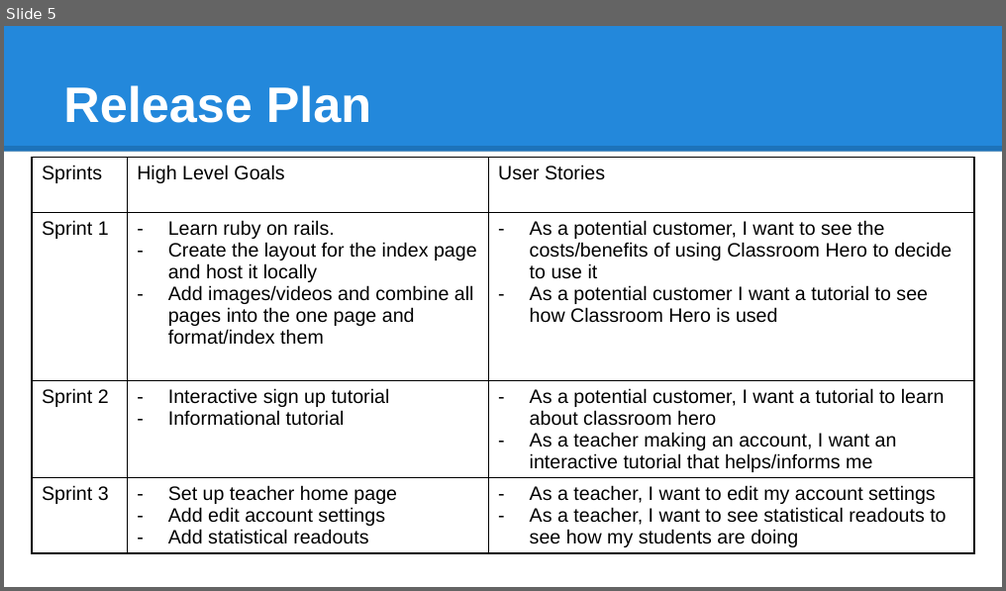
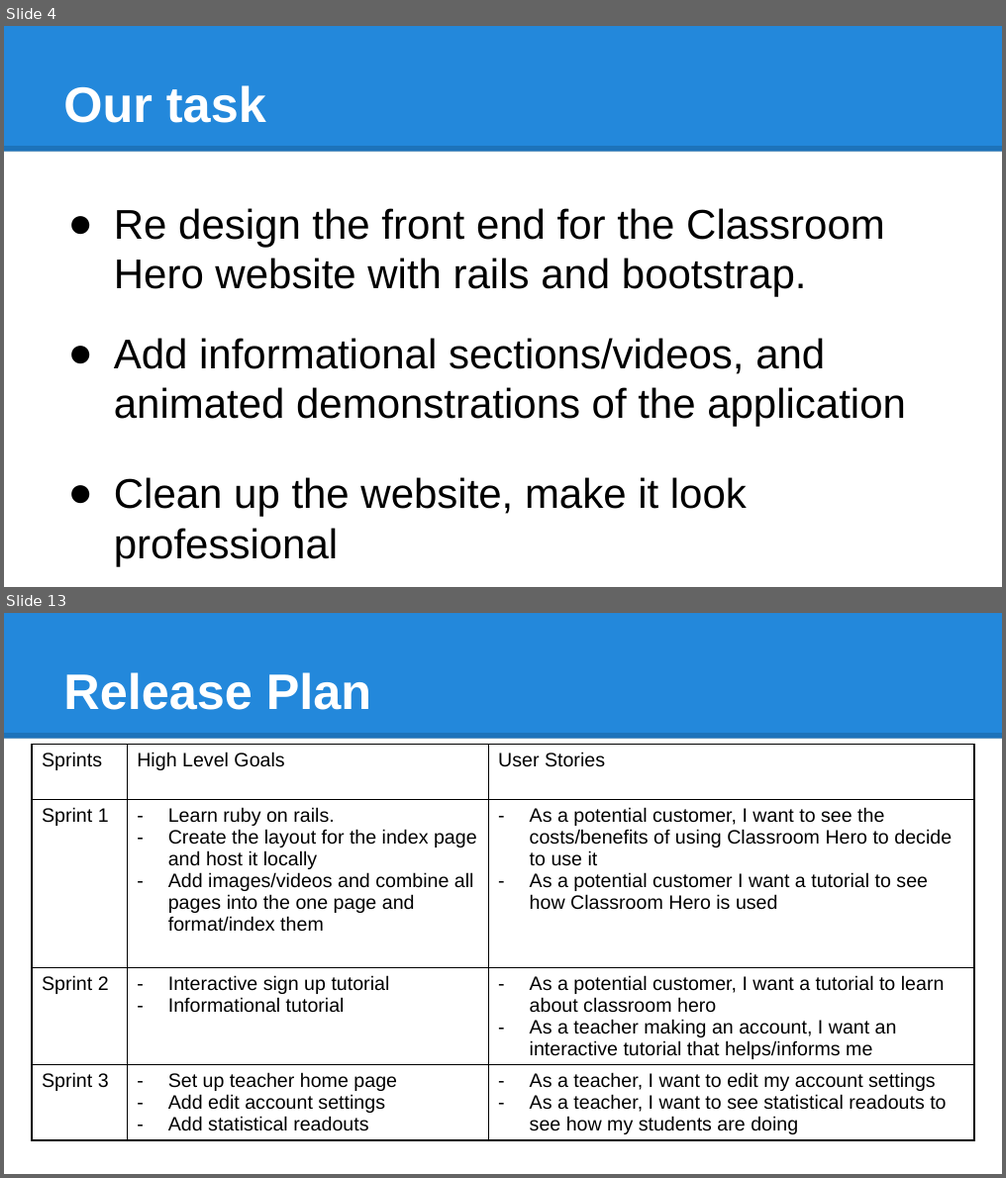
Before and after one commit to JoshNussbaum/classroom-hero-rails, a slide deck: CS115_Presentation.pptx. Shown one above the other, each under a label of ours: slide 5 before the commit, slides 4 and 13 after it; the slides between them are not shown. The pictures are 1006x591 and 1006x1178 pixels, drawn with LibreOffice and Linux fonts; fonts in the diff are those of the drawing. Boxes give left, top, right and bottom in pixels: in the first picture for what was removed or moved away, otherwise in the second. Text is boxed around its words. In the diff, an @@ line names an element or a change of style, - is before the commit and + after.

```diff
--- a/CS115_Presentation.pptx
+++ b/CS115_Presentation.pptx
@@ slide 4 added at <box>4,26,1002,587</box>, background #FFFFFF; not listed: 2 template elements that a slide beside it also shows @@
@@ title added at <box>63,85,266,123</box>, 36 pt, text #FFFFFF, bold @@
+Our task
@@ text added at <box>114,208,906,567</box>, 30 pt, text #000000 @@
+● Re design the front end for the Classroom Hero website with rails and bootstrap.
+● Add informational sections/videos, and animated demonstrations of the application
+● Clean up the website, make it look professional
@@ what was slide 5 is now slide 13 @@
```
Also in this commit, not shown: 2 slides changed, 9 other slides added, 2 slides removed, 6 other files.
